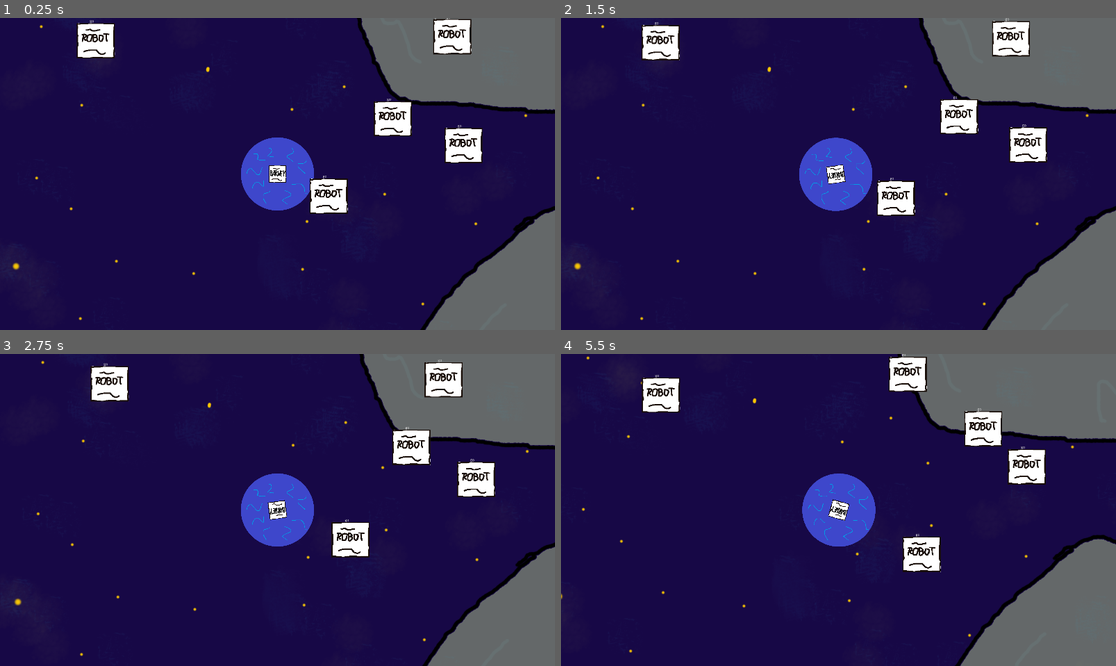
Above: before the commit, frames 1-4 (two rows, left to right).
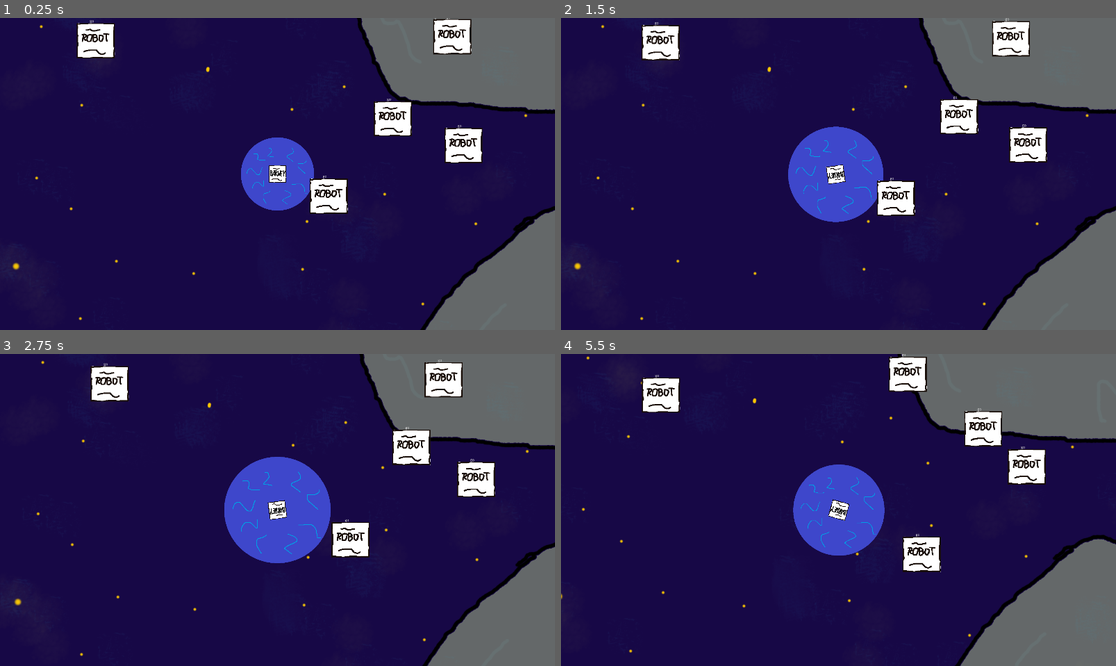
Above: after the commit, the same moments.

Repository: game-jam-team-gut/not-so-lonely
Game: Godot game, scene res://Space.tscn
Same seed, same stepped clock (60 frames per second), same inputs: the game is played once before the commit and once after it.
Inputs (mouse positions are in pixels of both pictures, inside the frame that each line leads up to):
- Up to frame 1 (0.25 s): no input
- Up to frame 2 (1.5 s): move the mouse to (960, 158) at 0.52 s; hold Right mouse button (m2, bound only after the commit) 0.53-1.28 s; move the mouse to (727, 189) at 1.27 s; click (727, 189) at 1.35 s
- Up to frame 3 (2.75 s): right-click (166, 525) at 1.55 s; move the mouse to (333, 441) at 2.02 s; hold Right mouse button (m2, bound only after the commit) from 2.03 s (still down)
- Up to frame 4 (5.5 s): move the mouse to (810, 572) at 2.77 s; release Right mouse button (m2, bound only after the commit) at 2.78 s; right-click (810, 572) at 2.85 s; move the mouse to (1005, 556) at 3.52 s; press the mouse at (1005, 556) at 3.53 s; right-click (1005, 556) at 3.8 s; move the mouse to (672, 463) at 4.27 s; release the mouse at (672, 463) at 4.28 s; right-click (672, 463) at 4.35 s; move the mouse to (866, 510) at 5.02 s; hold Right mouse button (m2, bound only after the commit) from 5.03 s (still down)

The runs differ from the first frame. In frame 2, 1.8% of the frame differs, in the area x 40-59%, y 34-66%; in frame 3, 2.9%, in the area x 40-60%, y 32-68%; in frame 4, 1.5%.

Commit message:
Magnetic Field controls fix

Diff:
--- a/Space/Barney.tscn
+++ b/Space/Barney.tscn
@@ -16,13 +16,13 @@
 
 [node name="MagneticField" type="Area2D" parent="."]
 
-[node name="Sprite" type="Sprite" parent="MagneticField"]
-scale = Vector2( 0.5, 0.5 )
-texture = ExtResource( 3 )
-
 [node name="CollisionShape2D" type="CollisionShape2D" parent="MagneticField"]
 scale = Vector2( 2.2, 2.2 )
 shape = SubResource( 1 )
+
+[node name="Sprite" type="Sprite" parent="MagneticField/CollisionShape2D"]
+scale = Vector2( 0.227273, 0.227273 )
+texture = ExtResource( 3 )
 
 [node name="StickingField" type="Area2D" parent="."]
 
--- a/project.godot
+++ b/project.godot
@@ -36,6 +36,11 @@
 "events": [ Object(InputEventMouseButton,"resource_local_to_scene":false,"resource_name":"","device":0,"alt":false,"shi …(212 unchanged characters)…
  ]
 }
+m2={
+"deadzone": 0.5,
+"events": [ Object(InputEventMouseButton,"resource_local_to_scene":false,"resource_name":"","device":0,"alt":false,"shift":false,"control":false,"meta":false,"command":false,"button_mask":0,"position":Vector2( 0, 0 ),"global_position":Vector2( 0, 0 ),"factor":1.0,"button_index":2,"pressed":false,"doubleclick":false,"script":null)
+ ]
+}
 
 [physics]
 
